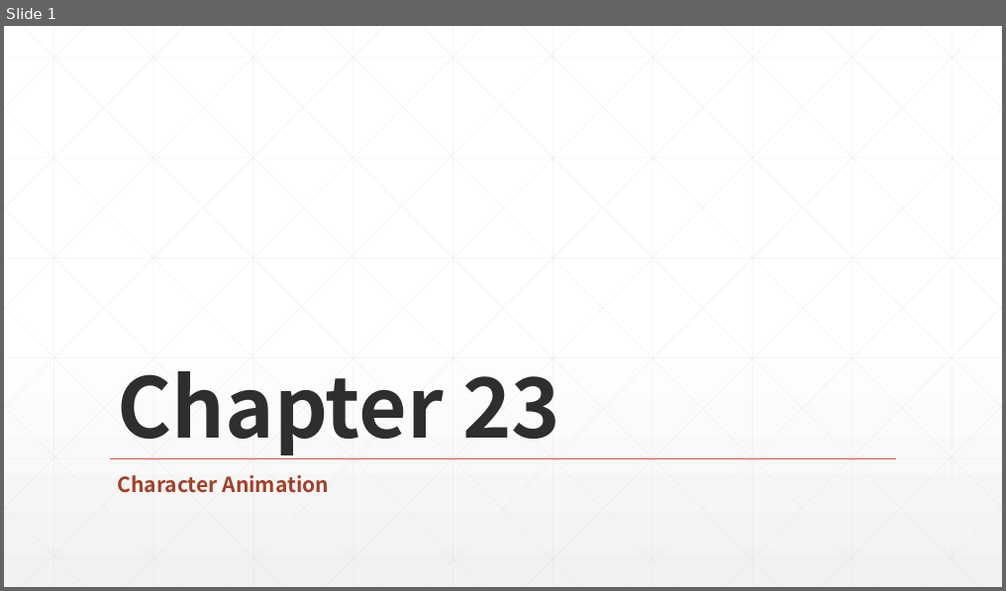
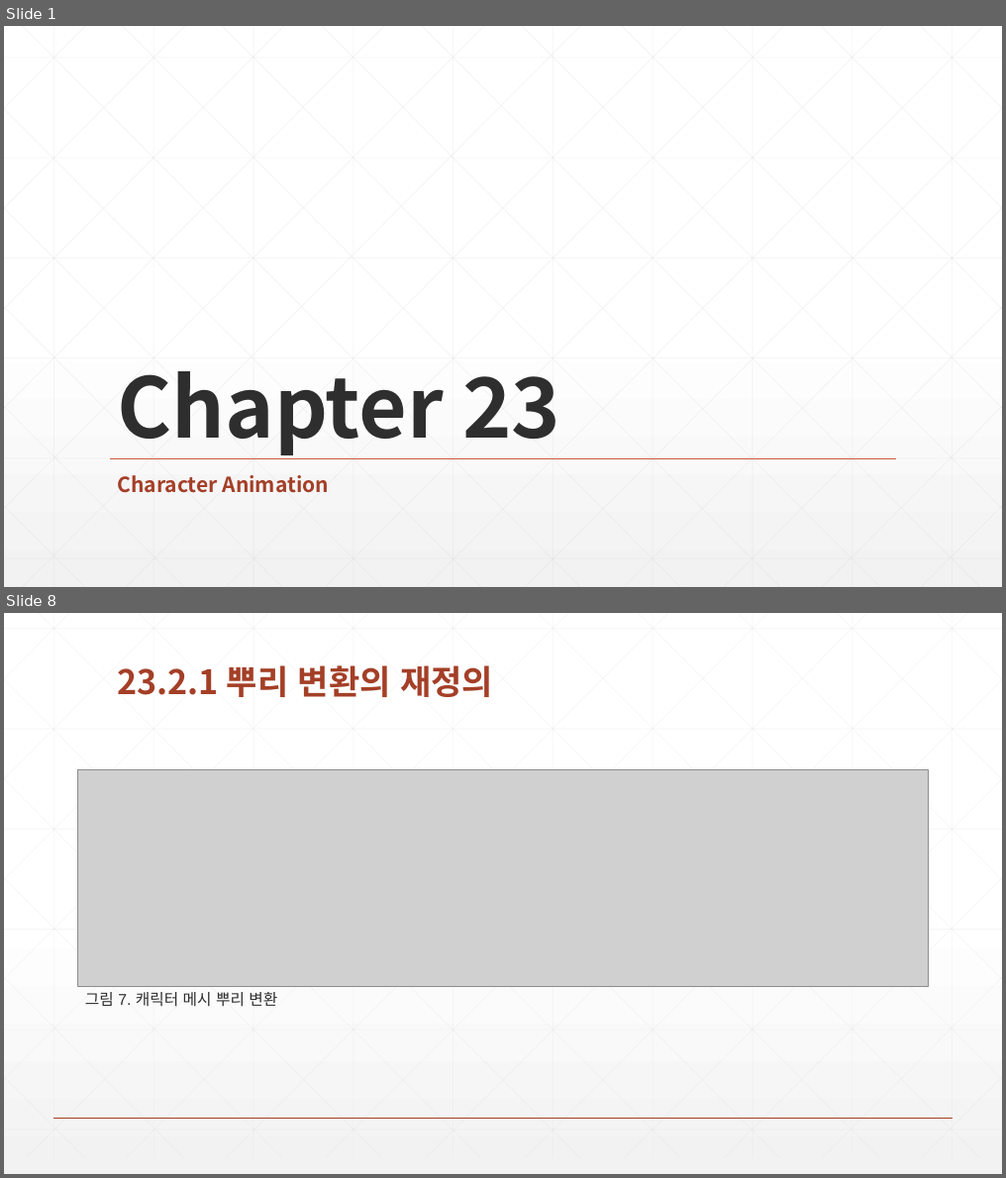
Before and after one commit to earthboom/CodingStudy, a slide deck: Common/Chapter 23 Character Animation.pptx. Shown one above the other, each under a label of ours: slide 1 before the commit, slides 1 and 8 after it; the slides between them are not shown. The pictures are 1006x591 and 1006x1178 pixels, drawn with LibreOffice and Linux fonts; fonts in the diff are those of the drawing; grey boxes stand for pictures. Boxes give left, top, right and bottom in pixels: in the first picture for what was removed or moved away, otherwise in the second. Text is boxed around its words. In the diff, an @@ line names an element or a change of style, - is before the commit and + after.

```diff
--- a/Common/Chapter 23 Character Animation.pptx
+++ b/Common/Chapter 23 Character Animation.pptx
@@ slide 8 added at bbox=[4, 613, 1002, 1174], background gradient #FFFFFF to #F2F2F2 @@
@@ title added at bbox=[118, 665, 493, 697], 32.4 pt, text #A43F27, bold @@
+23.2.1 뿌리 변환의 재정의
@@ picture added at bbox=[78, 770, 929, 987] @@
@@ text added at bbox=[85, 992, 277, 1007], 15 pt, text #2D2E2D @@
+그림 7. 캐릭터 메시 뿌리 변환
@@ group added at bbox=[4, 613, 1002, 1158]: 46 lines @@
@@ line added from (54, 1118) to (952, 1118), #A43F27 1 pt @@
```
Also in this commit, not shown: 9 other slides added, 7 slides removed.
